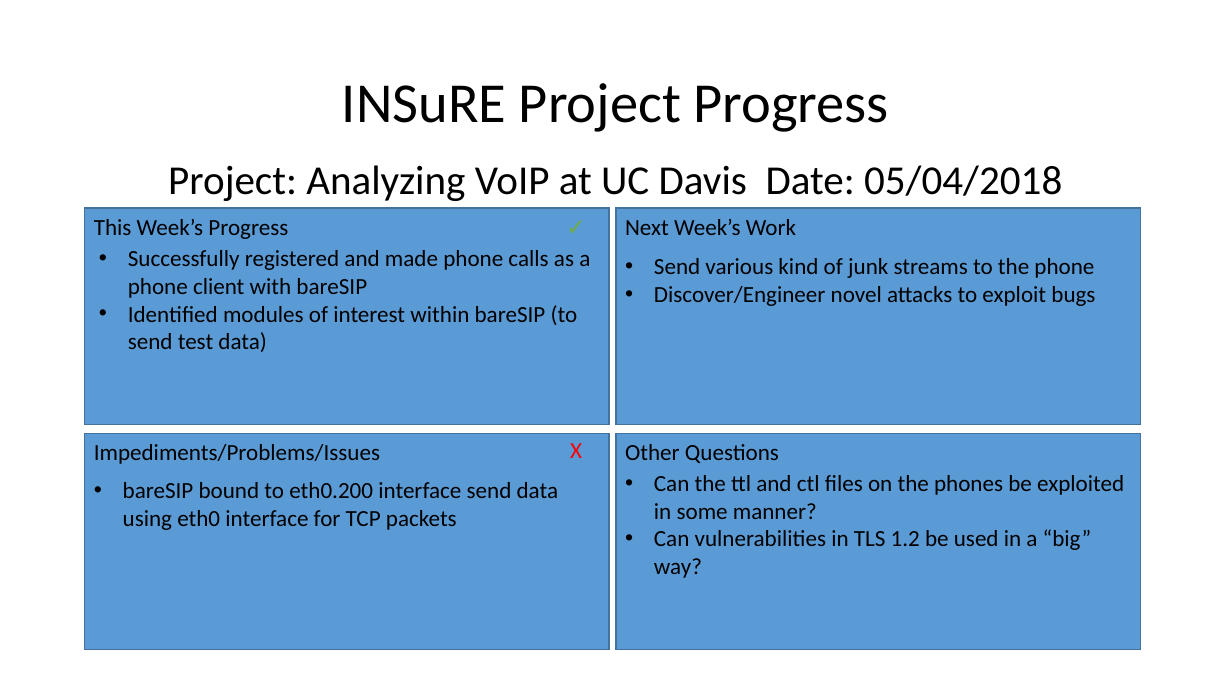
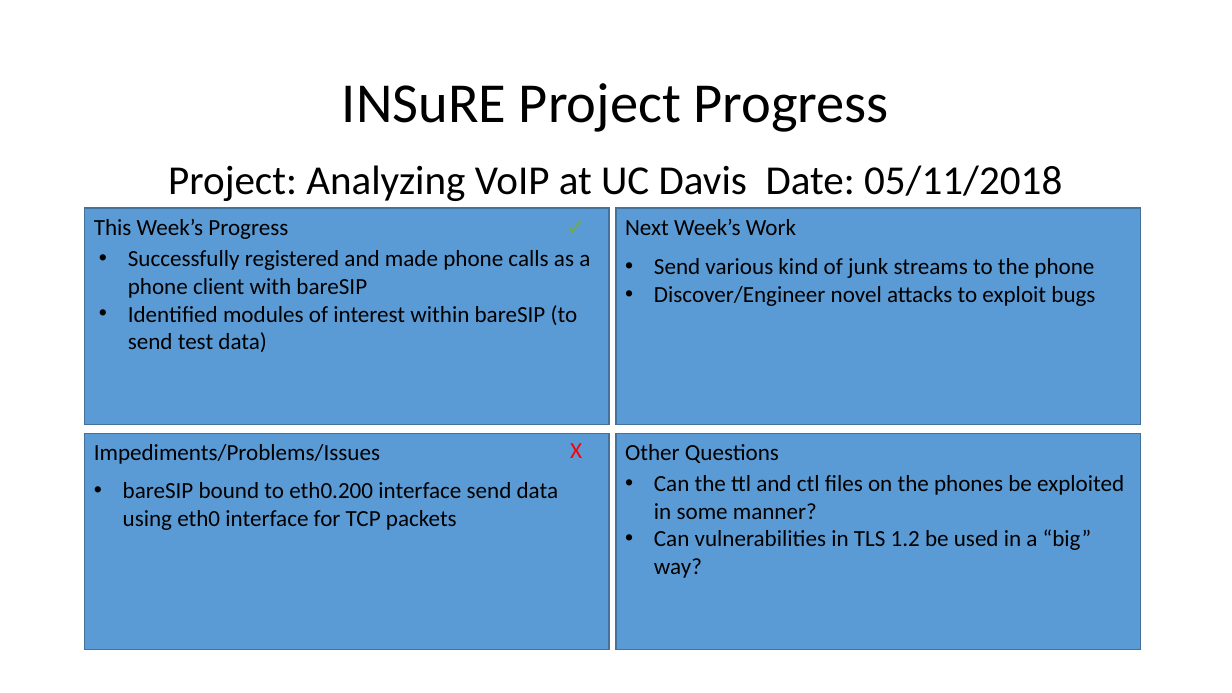
Before and after one commit to meongithub/ecs289M, a slide deck: slide 2 of weekly_dashboard/dashboard-05-11.pptx. Drawn at 1232x693 pixels with LibreOffice and Linux fonts; fonts in the diff are those of the drawing. Boxes give left, top, right and bottom in pixels: in the first picture for what was removed or moved away, otherwise in the second. Text is boxed around its words. In the diff, an @@ line names an element or a change of style, - is before the commit and + after.

```diff
--- a/weekly_dashboard/dashboard-05-11.pptx
+++ b/weekly_dashboard/dashboard-05-11.pptx
@@ text at (x1=168, y1=165, x2=1062, y2=201): text changed @@
-Project: Analyzing VoIP at UC Davis Date: 05/04/2018
+Project: Analyzing VoIP at UC Davis Date: 05/11/2018
```
Also in this commit, not shown: 1 other slide changed, 4 other files.
